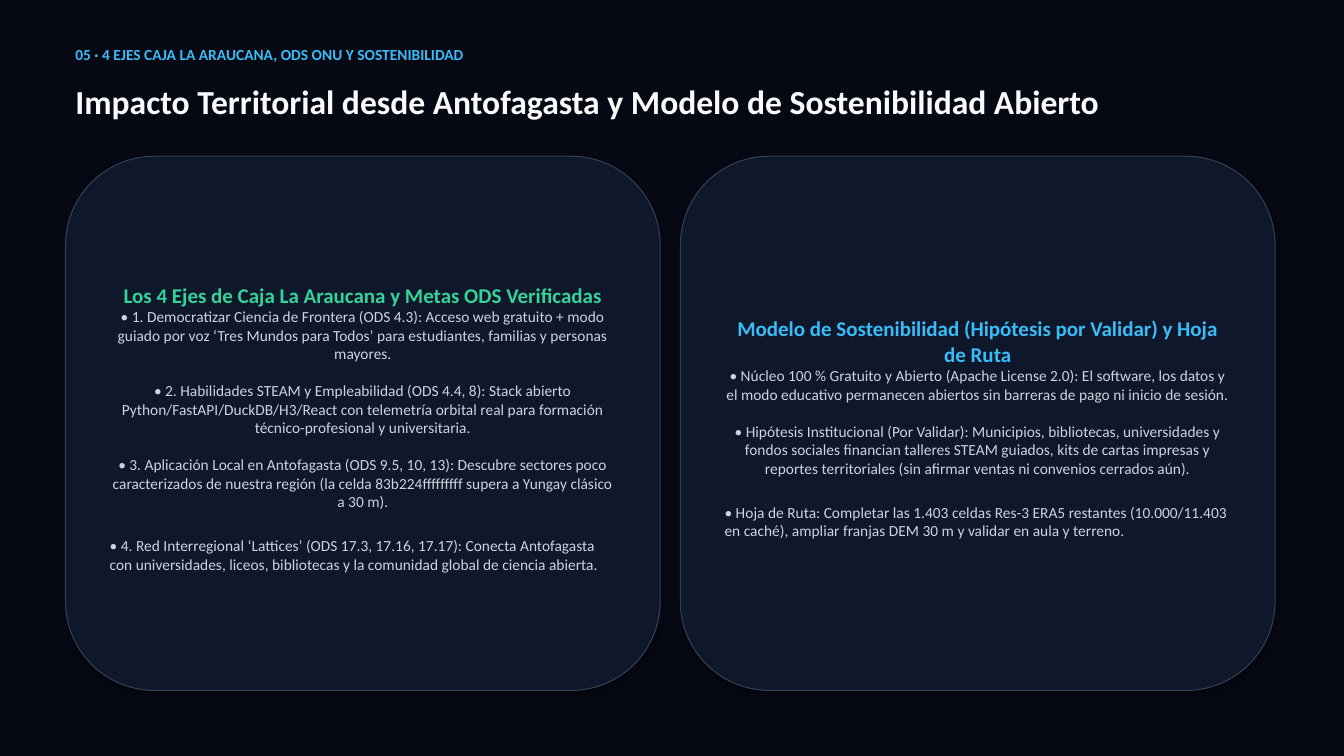
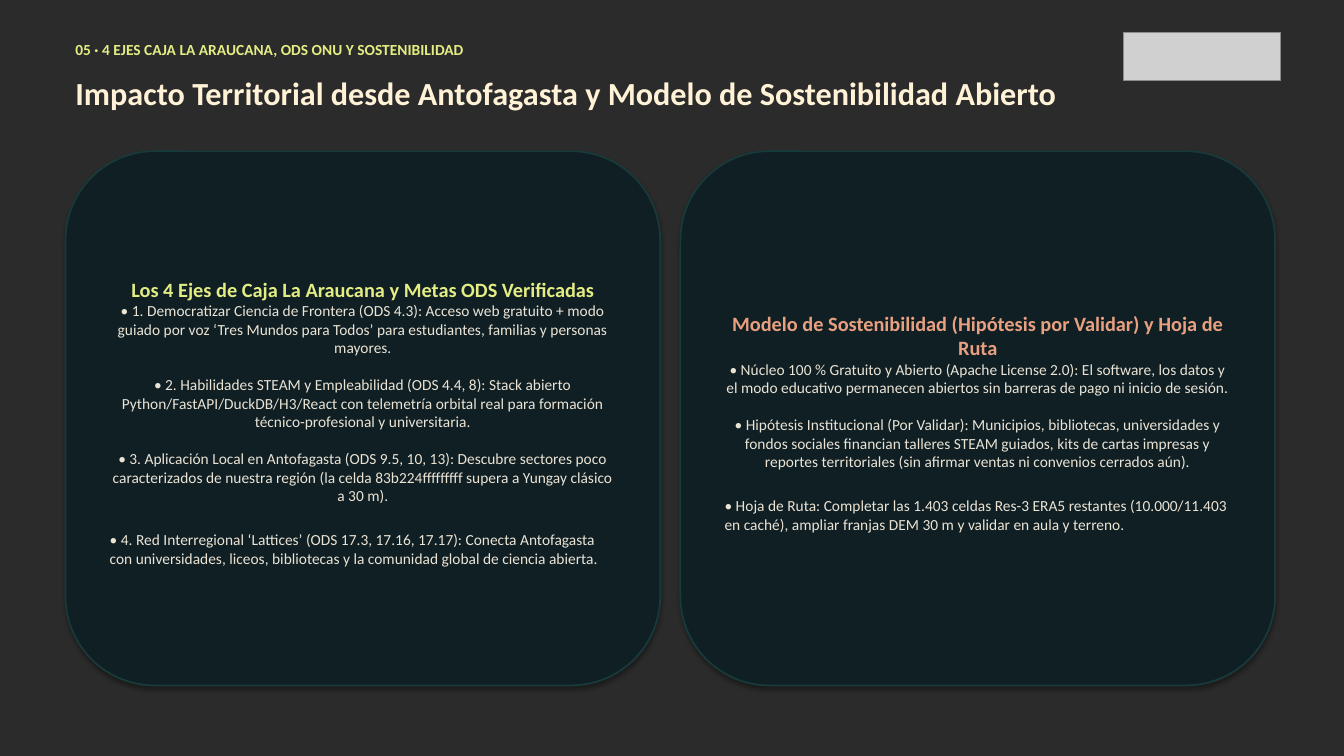
Before and after one commit to AnGeMoNs/Ckepi, a slide deck: slide 6 of docs/nehe/ckepi-pitch-es.pptx. Drawn at 1344x756 pixels with LibreOffice and Linux fonts; fonts in the diff are those of the drawing; grey boxes stand for pictures; background and template pictures are left out; a plain dark background stands for a picture behind light text. Boxes give left, top, right and bottom in pixels: in the first picture for what was removed or moved away, otherwise in the second. Text is boxed around its words. In the diff, an @@ line names an element or a change of style, - is before the commit and + after.

Commit message:
docs(nehe): integrar identidad V2 (sal, cobre y azufre), logo, fondos paper-cut con marca de agua IA y guia de declaracion IA

```diff
--- a/docs/nehe/ckepi-pitch-es.pptx
+++ b/docs/nehe/ckepi-pitch-es.pptx
@@ background #060913 to picture (left out) @@
@@ text "05 · 4 EJES CAJA ..." at (x1=75, y1=45, x2=463, y2=57): text colour #38BDF8 to #E4ED83 @@
@@ picture added at (x1=1124, y1=32, x2=1280, y2=81) @@
@@ text "Impacto Territorial desde Antofagasta y ..." moved from (x1=75, y1=90, x2=1099, y2=120) to (x1=75, y1=82, x2=1056, y2=111) @@
@@ text "Impacto Territorial desde Antofagasta y ..." at (x1=75, y1=82, x2=1056, y2=111): size 24 to 23 pt, text colour #F8FAFC to #FFF2D7 @@
@@ rounded rectangle "Los 4 Ejes de Caja ..." moved from (x1=66, y1=156, x2=660, y2=691) to (x1=66, y1=151, x2=660, y2=686) @@
@@ rounded rectangle "Los 4 Ejes de Caja ..." at (x1=66, y1=151, x2=660, y2=686): size 15 to 14.5 pt, text colour #34D399 to #E4ED83 in "Los 4 Ejes de Caja La Araucana ..."; text colour #CBD5E1 to #EBE4D5; fill #0F172A to #101F24; outline #334155 0.75 pt to #183A3A 1.25 pt @@
@@ rounded rectangle "Modelo de Sostenibilidad (Hipótesis por ..." moved from (x1=681, y1=156, x2=1275, y2=691) to (x1=681, y1=151, x2=1275, y2=686) @@
@@ rounded rectangle "Modelo de Sostenibilidad (Hipótesis por ..." at (x1=681, y1=151, x2=1275, y2=686): size 15 to 14.5 pt, text colour #38BDF8 to #E8A080 in "Modelo de Sostenibilidad (Hipótesis por Validar) y ..."; text colour #CBD5E1 to #EBE4D5 in "• Núcleo 100 % Gratuito y Abierto ..."; fill #0F172A to #101F24; outline #334155 0.75 pt to #183A3A 1.25 pt @@
```
Also in this commit, not shown: 6 other slides changed, 29 other files.
